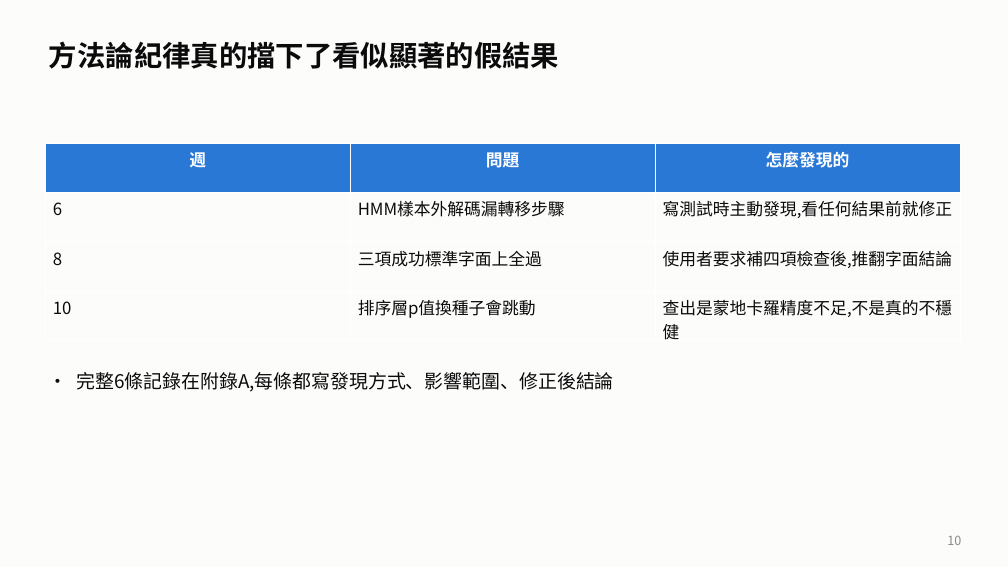
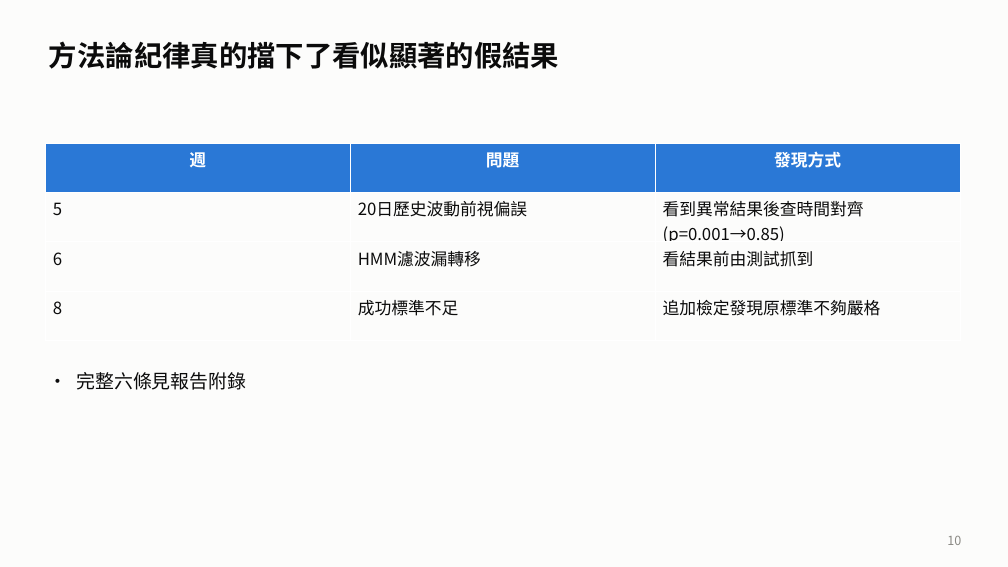
Before and after one commit to gre999/db, a slide deck: slide 10 of qqq-ml/reports/defense_slides.pptx. Drawn at 1008x567 pixels with LibreOffice and Linux fonts; fonts in the diff are those of the drawing. Boxes give left, top, right and bottom in pixels: in the first picture for what was removed or moved away, otherwise in the second. Text is boxed around its words. In the diff, an @@ line names an element or a change of style, - is before the commit and + after.

```diff
--- a/qqq-ml/reports/defense_slides.pptx
+++ b/qqq-ml/reports/defense_slides.pptx
@@ table at bbox=[45, 144, 960, 340] @@
-row 1, column 3: 怎麼發現的
+row 1, column 3: 發現方式
-row 2: 6 | HMM樣本外解碼漏轉移步驟 | 寫測試時主動發現,看任何結果前就修正
+row 2: 5 | 20日歷史波動前視偏誤 | 看到異常結果後查時間對齊(p=0.001→0.85)
-row 3: 8 | 三項成功標準字面上全過 | 使用者要求補四項檢查後,推翻字面結論
+row 3: 6 | HMM濾波漏轉移 | 看結果前由測試抓到
-row 4: 10 | 排序層p值換種子會跳動 | 查出是蒙地卡羅精度不足,不是真的不穩健
+row 4: 8 | 成功標準不足 | 追加檢定發現原標準不夠嚴格
@@ text at bbox=[76, 372, 246, 390]: text changed @@
-• 完整6條記錄在附錄A,每條都寫發現方式、影響範圍、修正後結論
+• 完整六條見報告附錄
```
Also in this commit, not shown: 1 other slide changed, 1 other file.
